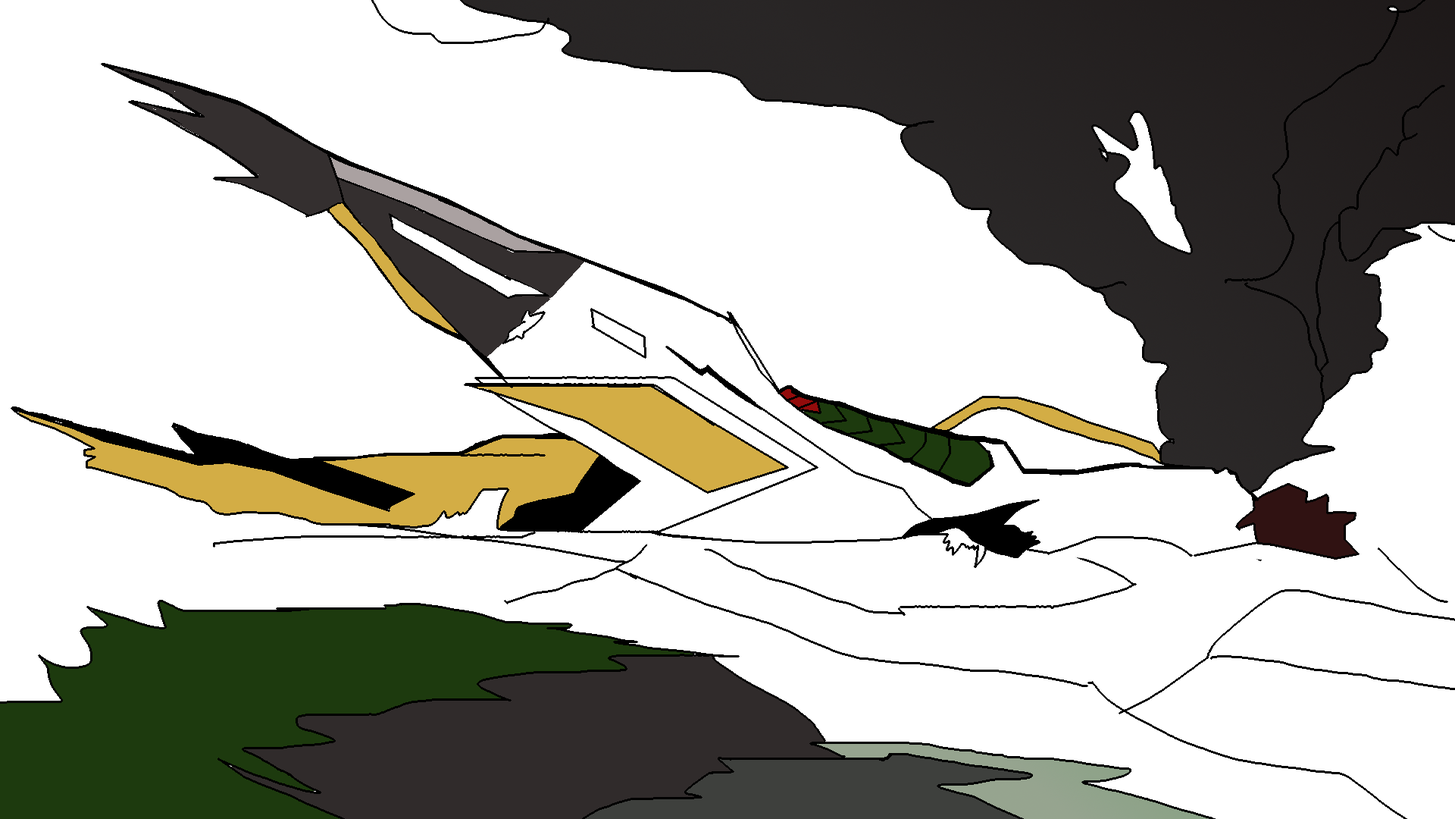
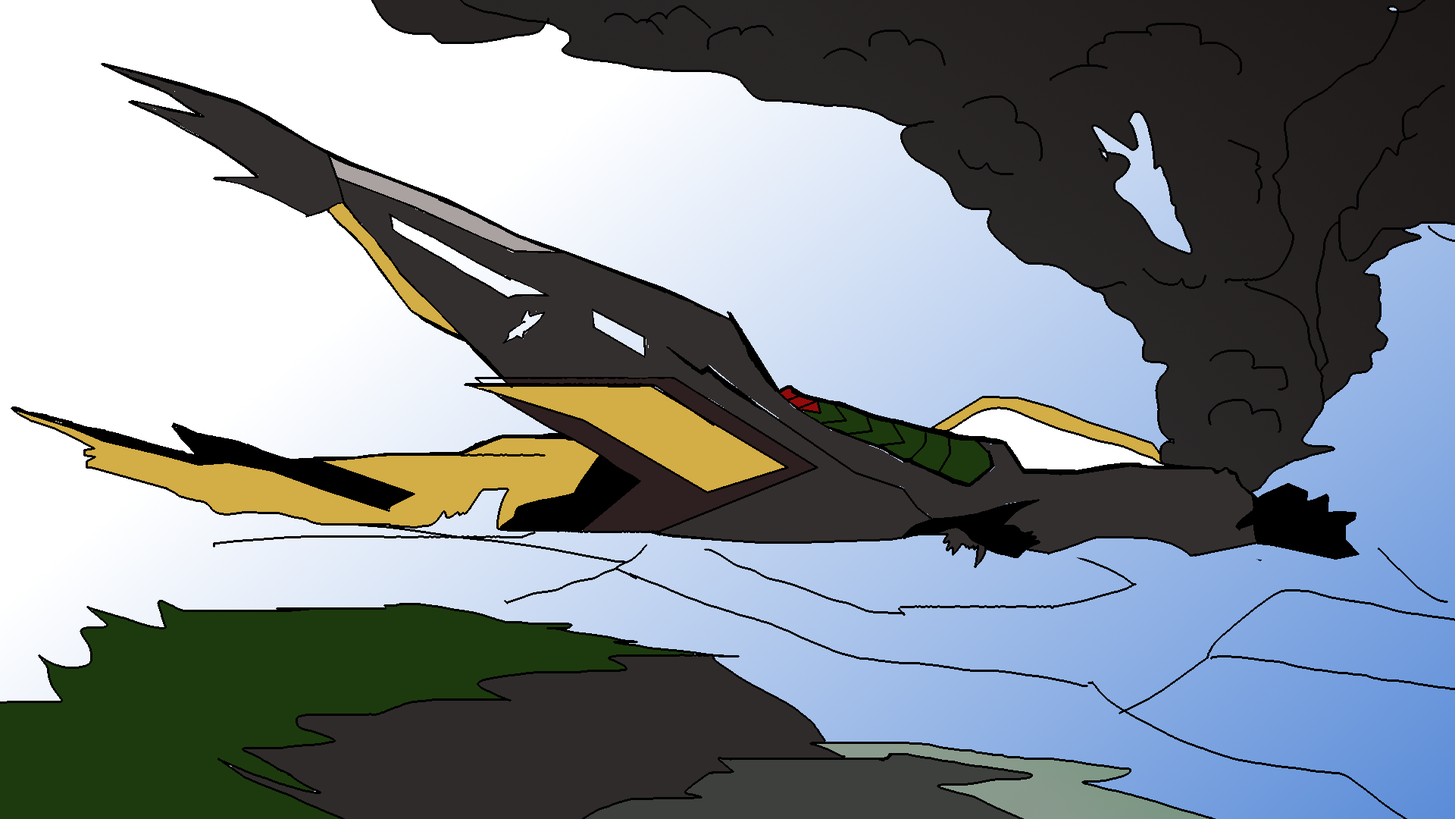
The second 1455px x 819px image is a revision of the first. Changes to its layers:
painted on "smokeOutline" over <box>373,0,1289,433</box>
painted on "spaceShiptOutline" over <box>486,260,1357,563</box>
added layer "gradient" over <box>0,0,1455,819</box>
